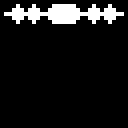
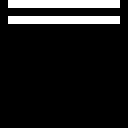
Before/after of a w=128, h=128 layered artwork. What changed in the layer stack:
painted on "Emission" over [4, 0, 124, 24]
painted on "MainTex" over [4, 0, 124, 24]
